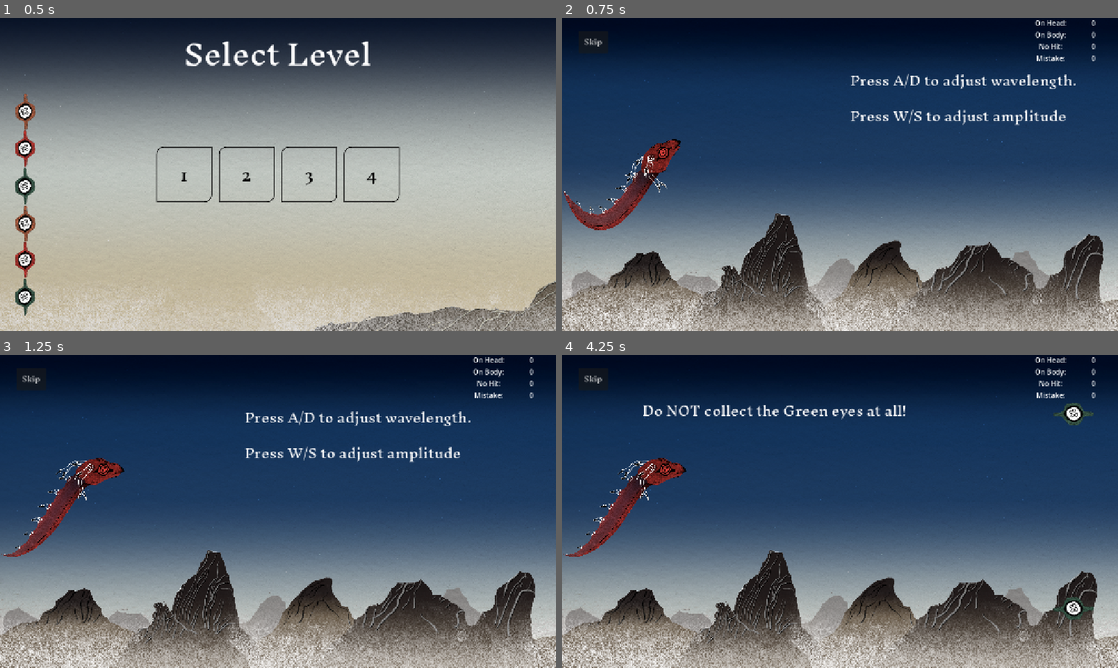
Above: before the commit, frames 1-4 (two rows, left to right).
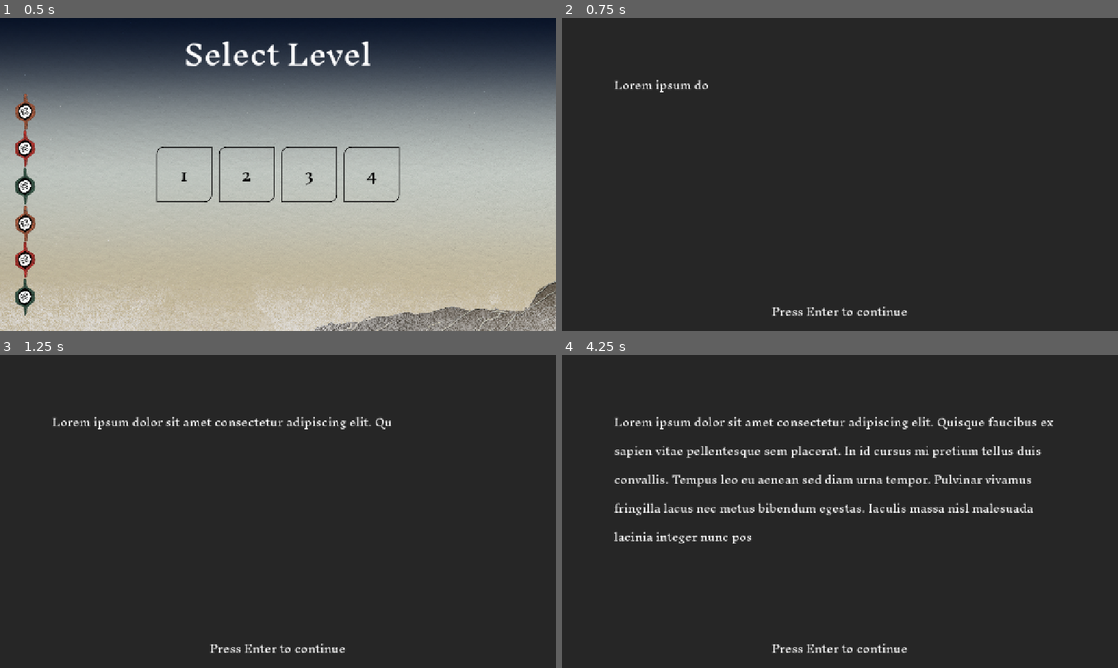
Above: after the commit, the same moments.

Repository: amap1380/waves
Game: Godot game, scene res://scenes/level_select.tscn
Two runs of this game, one before a commit and one after it. Both use one fixed random seed, a clock stepped at 60 frames per second and the inputs below.
Inputs (mouse positions are in pixels of both pictures, inside the frame that each line leads up to):
- Up to frame 1 (0.5 s): no input
- Up to frame 2 (0.75 s): click "1" at 0.5 s
- Up to frame 3 (1.25 s): no input
- Up to frame 4 (4.25 s): click (595, 380) at 1.25 s, where only the run before the commit has a clickable "Skip"; click (806, 511) at 2 s, where only the run before the commit has a clickable "2"; click (595, 380) at 2.75 s, where only the run before the commit has a clickable "Skip"; click (873, 511) at 3.5 s, where only the run before the commit has a clickable "3"

Frame 1 is identical in both runs. In frame 2, 95% of the frame differs, in the area x 0-100%, y 0-100%; in frame 3, 95%; in frame 4, 95%.

Commit message:
implemented the dialogue prototype

Diff:
--- /dev/null
+++ b/resources/dialogue.gd
@@ -0,0 +1,5 @@
+extends Resource
+class_name Dialogue
+
+
+@export_multiline var dialogue_lines: Array[String]
--- /dev/null
+++ b/resources/dialogues/1.tres
@@ -0,0 +1,8 @@
+[gd_resource type="Resource" script_class="Dialogue" load_steps=2 format=3 uid="uid://2duqgdd8c8ph"]
+
+[ext_resource type="Script" uid="uid://d0hcivpqeurdj" path="res://resources/dialogue.gd" id="1_r1yuk"]
+
+[resource]
+script = ExtResource("1_r1yuk")
+dialogue_lines = Array[String](["Lorem ipsum dolor sit amet consectetur adipiscing elit. Quisque faucibus ex sapien vitae pellentesque sem placerat. In id cursus mi pretium tellus duis convallis. Tempus leo eu aenean sed diam urna tempor. Pulvinar vivamus fringilla lacus nec metus bibendum egestas. Iaculis massa nisl malesuada lacinia integer nunc posuere. Ut hendrerit semper vel class aptent taciti sociosqu. Ad litora torquent per conubia nostra inceptos himenaeos.", "Lorem ipsum dolor sit amet consectetur adipiscing elit. Quisque faucibus ex sapien vitae pellentesque sem placerat. In id cursus mi pretium tellus duis convallis. Tempus leo eu aenean sed diam urna tempor. Pulvinar vivamus fringilla lacus nec metus bibendum egestas. Iaculis massa nisl malesuada lacinia integer nunc posuere. Ut hendrerit semper vel class aptent taciti sociosqu. Ad litora torquent per conubia nostra inceptos himenaeos."])
+metadata/_custom_type_script = "uid://d0hcivpqeurdj"
--- /dev/null
+++ b/resources/dialogues/2.tres
@@ -0,0 +1,7 @@
+[gd_resource type="Resource" script_class="Dialogue" load_steps=2 format=3 uid="uid://b8oqbvvyvq8yy"]
+
+[ext_resource type="Script" uid="uid://d0hcivpqeurdj" path="res://resources/dialogue.gd" id="1_xs0jq"]
+
+[resource]
+script = ExtResource("1_xs0jq")
+metadata/_custom_type_script = "uid://d0hcivpqeurdj"
--- a/scenes/dialoge.tscn
+++ /dev/null
@@ -1,35 +0,0 @@
-[gd_scene load_steps=3 format=3 uid="uid://cw8000sdbix1t"]
-
-[ext_resource type="FontFile" uid="uid://bfc1dsw0qnkd0" path="res://assets/InknutAntiqua-Regular.ttf" id="1_8c05t"]
-
-[sub_resource type="StyleBoxFlat" id="StyleBoxFlat_4kitf"]
-bg_color = Color(0.15170373, 0.15170373, 0.15170373, 1)
-
-[node name="Dialoge" type="Panel"]
-anchors_preset = 15
-anchor_right = 1.0
-anchor_bottom = 1.0
-grow_horizontal = 2
-grow_vertical = 2
-theme_override_styles/panel = SubResource("StyleBoxFlat_4kitf")
-
-[node name="RichTextLabel" type="Label" parent="."]
-layout_mode = 1
-anchors_preset = 8
-anchor_left = 0.5
-anchor_top = 0.5
-anchor_right = 0.5
-anchor_bottom = 0.5
-offset_left = -239.0
-offset_top = -42.0
-offset_right = 239.0
-offset_bottom = 42.0
-grow_horizontal = 2
-grow_vertical = 2
-theme_override_fonts/font = ExtResource("1_8c05t")
-theme_override_font_sizes/font_size = 32
-text = "sdassadasdasdasdasdasdasdasasdasdasdasdasdadasdasdasdasdasdasdadasdasdasddasdasdasd"
-horizontal_alignment = 1
-vertical_alignment = 1
-autowrap_mode = 1
-visible_characters_behavior = 1
--- /dev/null
+++ b/scenes/dialogue_screen.tscn
@@ -0,0 +1,44 @@
+[gd_scene load_steps=4 format=3 uid="uid://cw8000sdbix1t"]
+
+[ext_resource type="Script" uid="uid://uj3p8sxvr6us" path="res://scripts/dialogue_screen.gd" id="1_7wpgx"]
+[ext_resource type="FontFile" uid="uid://bfc1dsw0qnkd0" path="res://assets/InknutAntiqua-Regular.ttf" id="1_o66xv"]
+
+[sub_resource type="StyleBoxFlat" id="StyleBoxFlat_4kitf"]
+bg_color = Color(0.15170373, 0.15170373, 0.15170373, 1)
+
+[node name="DialogueScreen" type="PanelContainer"]
+anchors_preset = 15
+anchor_right = 1.0
+anchor_bottom = 1.0
+grow_horizontal = 2
+grow_vertical = 2
+theme_override_styles/panel = SubResource("StyleBoxFlat_4kitf")
+script = ExtResource("1_7wpgx")
+typing_speed = 0.2
+
+[node name="VBoxContainer" type="VBoxContainer" parent="."]
+layout_mode = 2
+
+[node name="CenterContainer" type="CenterContainer" parent="VBoxContainer"]
+clip_contents = true
+custom_minimum_size = Vector2(0, 640)
+layout_mode = 2
+
+[node name="Label" type="Label" parent="VBoxContainer/CenterContainer"]
+custom_minimum_size = Vector2(1040, 0)
+layout_mode = 2
+theme_override_fonts/font = ExtResource("1_o66xv")
+theme_override_font_sizes/font_size = 24
+autowrap_mode = 2
+visible_characters_behavior = 1
+
+[node name="EnterLabel" type="Label" parent="VBoxContainer"]
+layout_mode = 2
+size_flags_horizontal = 4
+size_flags_vertical = 8
+theme_override_fonts/font = ExtResource("1_o66xv")
+theme_override_font_sizes/font_size = 24
+text = "Press Enter to continue"
+horizontal_alignment = 1
+vertical_alignment = 1
+autowrap_trim_flags = 128
--- a/scenes/level_manager.tscn
+++ b/scenes/level_manager.tscn
@@ -1,11 +1,28 @@
-[gd_scene load_steps=6 format=3 uid="uid://bjtkbrvnl7uyu"]
+[gd_scene load_steps=10 format=3 uid="uid://bjtkbrvnl7uyu"]
 
 [ext_resource type="Script" uid="uid://cgn3sm0lfs1u2" path="res://scripts/level_manager.gd" id="1_2yrkd"]
 [ext_resource type="PackedScene" uid="uid://1huttcjrnc0v" path="res://scenes/levels/level_1.tscn" id="2_kfnik"]
 [ext_resource type="PackedScene" uid="uid://blf0quosmi4tn" path="res://scenes/levels/level_2.tscn" id="3_dpnu2"]
 [ext_resource type="PackedScene" uid="uid://cru04owp0njly" path="res://scenes/levels/level_3.tscn" id="4_6dptc"]
 [ext_resource type="PackedScene" uid="uid://bhhb7gulbs6ca" path="res://scenes/levels/level_4.tscn" id="5_kfnik"]
+[ext_resource type="Script" uid="uid://d0hcivpqeurdj" path="res://resources/dialogue.gd" id="6_dpnu2"]
+
+[sub_resource type="Resource" id="Resource_6dptc"]
+script = ExtResource("6_dpnu2")
+dialogue_lines = Array[String](["Lorem ipsum dolor sit amet, consectetur adipiscing elit, sed do eiusmod tempor incididunt ut labore et dolore magna aliqua. Ut enim ad minim veniam, quis nostrud exercitation ullamco laboris nisi ut aliquip ex ea commodo consequat. Duis aute irure dolor in reprehenderit in voluptate velit esse cillum dolore eu fugiat nulla pariatur. Excepteur sint occaecat cupidatat non proident, sunt in culpa qui officia deserunt mollit anim id est laborum.", "Lorem ipsum dolor sit amet consectetur adipiscing elit. Quisque faucibus ex sapien vitae pellentesque sem placerat. In id cursus mi pretium tellus duis convallis. Tempus leo eu aenean sed diam urna tempor. Pulvinar vivamus fringilla lacus nec metus bibendum egestas. Iaculis massa nisl malesuada lacinia integer nunc posuere. Ut hendrerit semper vel class aptent taciti sociosqu. Ad litora torquent per conubia nostra inceptos himenaeos."])
+metadata/_custom_type_script = "uid://d0hcivpqeurdj"
+
+[sub_resource type="Resource" id="Resource_dpnu2"]
+script = ExtResource("6_dpnu2")
+dialogue_lines = Array[String](["Lorem ipsum dolor sit amet consectetur adipiscing elit. Quisque faucibus ex sapien vitae pellentesque sem placerat. In id cursus mi pretium tellus duis convallis. Tempus leo eu aenean sed diam urna tempor. Pulvinar vivamus fringilla lacus nec metus bibendum egestas. Iaculis massa nisl malesuada lacinia integer nunc posuere. Ut hendrerit semper vel class aptent taciti sociosqu. Ad litora torquent per conubia nostra inceptos himenaeos.", "Lorem ipsum dolor sit amet consectetur adipiscing elit. Quisque faucibus ex sapien vitae pellentesque sem placerat. In id cursus mi pretium tellus duis convallis. Tempus leo eu aenean sed diam urna tempor. Pulvinar vivamus fringilla lacus nec metus bibendum egestas. Iaculis massa nisl malesuada lacinia integer nunc posuere. Ut hendrerit semper vel class aptent taciti sociosqu. Ad litora torquent per conubia nostra inceptos himenaeos."])
+metadata/_custom_type_script = "uid://d0hcivpqeurdj"
+
+[sub_resource type="Resource" id="Resource_kq0y1"]
+script = ExtResource("6_dpnu2")
+dialogue_lines = Array[String]([""])
+metadata/_custom_type_script = "uid://d0hcivpqeurdj"
 
 [node name="LevelManager" type="Node"]
 script = ExtResource("1_2yrkd")
 levels = Array[PackedScene]([ExtResource("2_kfnik"), ExtResource("3_dpnu2"), ExtResource("4_6dptc"), ExtResource("5_kfnik")])
+level_dialogues = Array[ExtResource("6_dpnu2")]([SubResource("Resource_6dptc"), SubResource("Resource_dpnu2"), SubResource("Resource_kq0y1")])
--- /dev/null
+++ b/scripts/dialogue_screen.gd
@@ -0,0 +1,42 @@
+extends PanelContainer
+@onready var label: Label = $VBoxContainer/CenterContainer/Label
+@onready var enter_label: Label = $VBoxContainer/EnterLabel
+
+@export var typing_speed: float = 1.0
+
+var dialogue: Dialogue
+var current_line: int = 0
+
+func _ready() -> void:
+	if not ResourceLoader.exists("res://resources/dialogues/%d.tres" % LevelManager.current_level):
+		get_tree().change_scene_to_file("res://scenes/main.tscn")
+		return
+	dialogue = ResourceLoader.load("res://resources/dialogues/%d.tres" % LevelManager.current_level)
+	if dialogue.dialogue_lines.is_empty():
+		get_tree().change_scene_to_file("res://scenes/main.tscn")
+		return
+	label.text = dialogue.dialogue_lines[current_line]
+	label.visible_ratio = 0.0
+
+func _unhandled_input(event: InputEvent) -> void:
+	if event.is_action_pressed("ui_accept"):
+		if label.visible_ratio < 1.0:
+			label.visible_ratio = 1.0
+		else:
+			label.visible_ratio = 0.0
+			update_current_line(current_line + 1)
+
+func _process(delta: float) -> void:
+	animate_typing(delta)
+
+func animate_typing(delta: float) -> void:
+	if label.visible_ratio >= 1.0:
+		return
+	label.visible_ratio += delta * typing_speed
+
+func update_current_line(value: int):
+	if value >= dialogue.dialogue_lines.size():
+		get_tree().change_scene_to_file("res://scenes/main.tscn")
+	else:
+		current_line = value
+		label.text = dialogue.dialogue_lines[current_line]
--- a/scripts/level_button.gd
+++ b/scripts/level_button.gd
@@ -20,7 +20,7 @@
 
 func _on_pressed() -> void:
 	LevelManager.current_level = level_num
-	get_tree().change_scene_to_file("res://scenes/main.tscn")
+	get_tree().change_scene_to_file("res://scenes/dialogue_screen.tscn")
 	#var main_scene = MAIN_SCENE.instantiate()
 	#if FileAccess.file_exists("res://scenes/levels/level_" + str(level_num) + ".tscn"):
 		#var level = load("res://scenes/levels/level_" + str(level_num) + ".tscn") as PackedScene
--- a/scripts/level_manager.gd
+++ b/scripts/level_manager.gd
@@ -1,6 +1,7 @@
 extends Node
 
 @export var levels: Array[PackedScene] = []
+#@export var level_dialogues: Array[Dialogue] = []
 
 var current_level: int = 1
 var level_unlocked: int = 1
Not shown, added: resources/dialogue.gd.uid
Not shown, added: scripts/dialogue_screen.gd.uid
